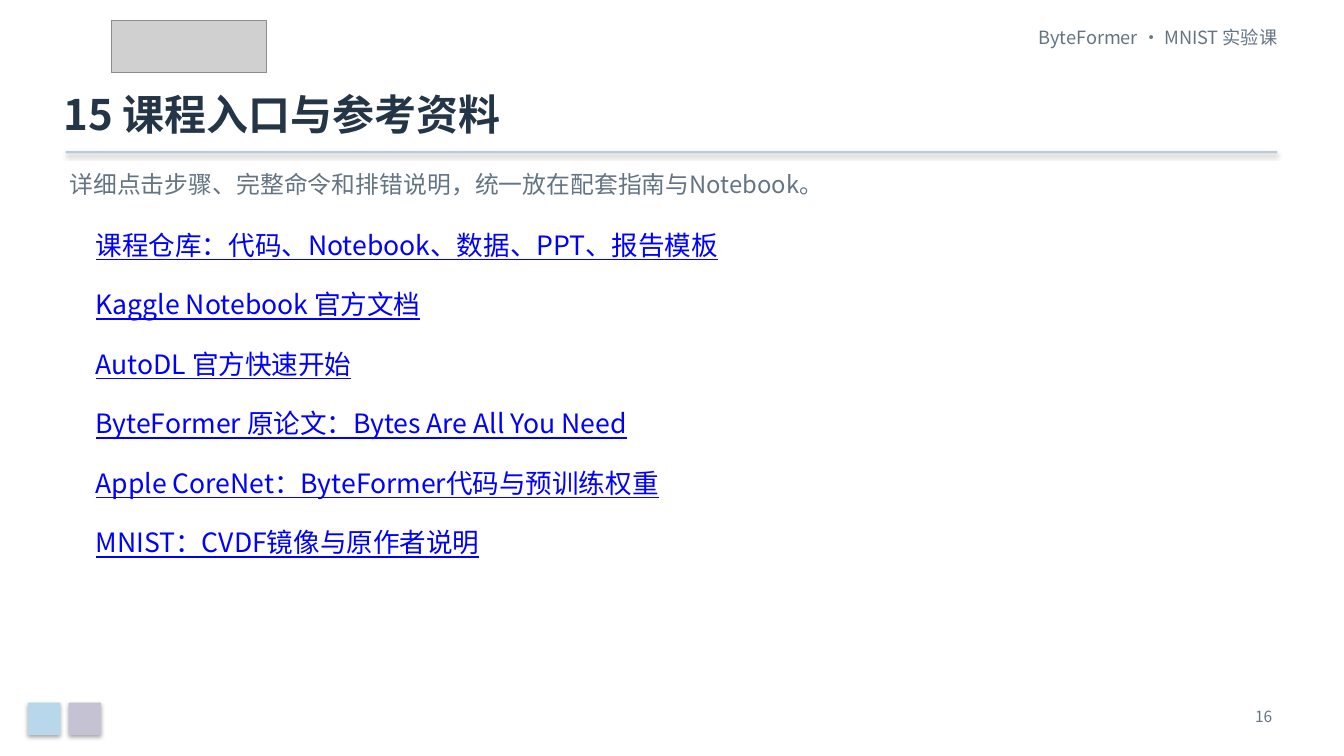
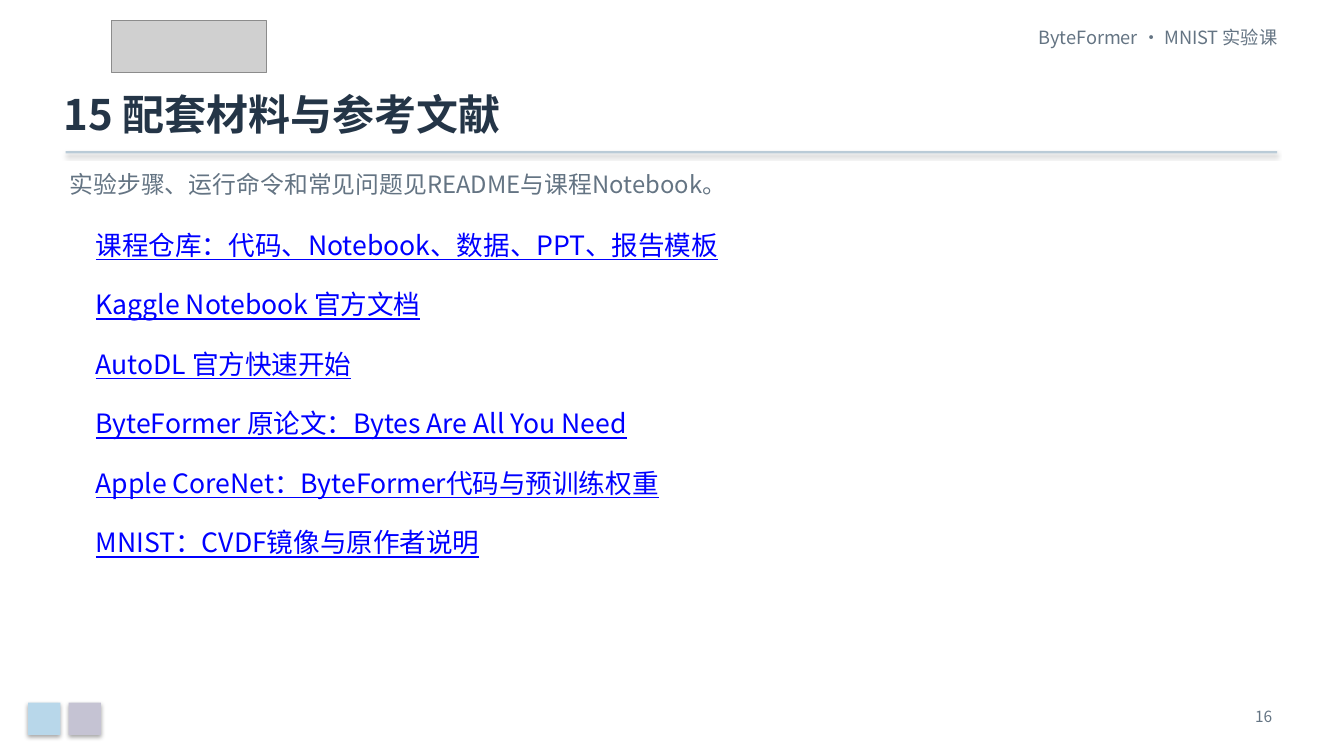
Before and after one commit to Franklin-L/byteformer-mnist-course, a slide deck: slide 16 of docs/ByteFormer_MNIST_零基础实验课.pptx. Drawn at 1344x756 pixels with LibreOffice and Linux fonts; fonts in the diff are those of the drawing; grey boxes stand for pictures. Boxes give left, top, right and bottom in pixels: in the first picture for what was removed or moved away, otherwise in the second. Text is boxed around its words. In the diff, an @@ line names an element or a change of style, - is before the commit and + after.

```diff
--- a/docs/ByteFormer_MNIST_零基础实验课.pptx
+++ b/docs/ByteFormer_MNIST_零基础实验课.pptx
@@ text at (63, 94, 501, 134): text changed @@
-15 课程入口与参考资料
+15 配套材料与参考文献
@@ text at (69, 173, 726, 195): text changed @@
-详细点击步骤、完整命令和排错说明，统一放在配套指南与Notebook。
+实验步骤、运行命令和常见问题见README与课程Notebook。
```
Also in this commit, not shown: 12 other slides changed, 2 other files.
